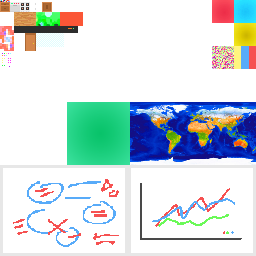
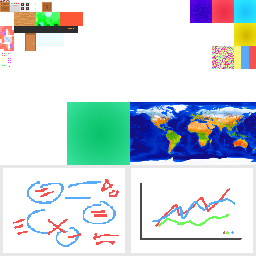
Comparing the layer stacks of the two 256px x 256px images. Changes:
added layer "Layer 39" above "Layer 36 copy 2" over (190, 0, 212, 23)
